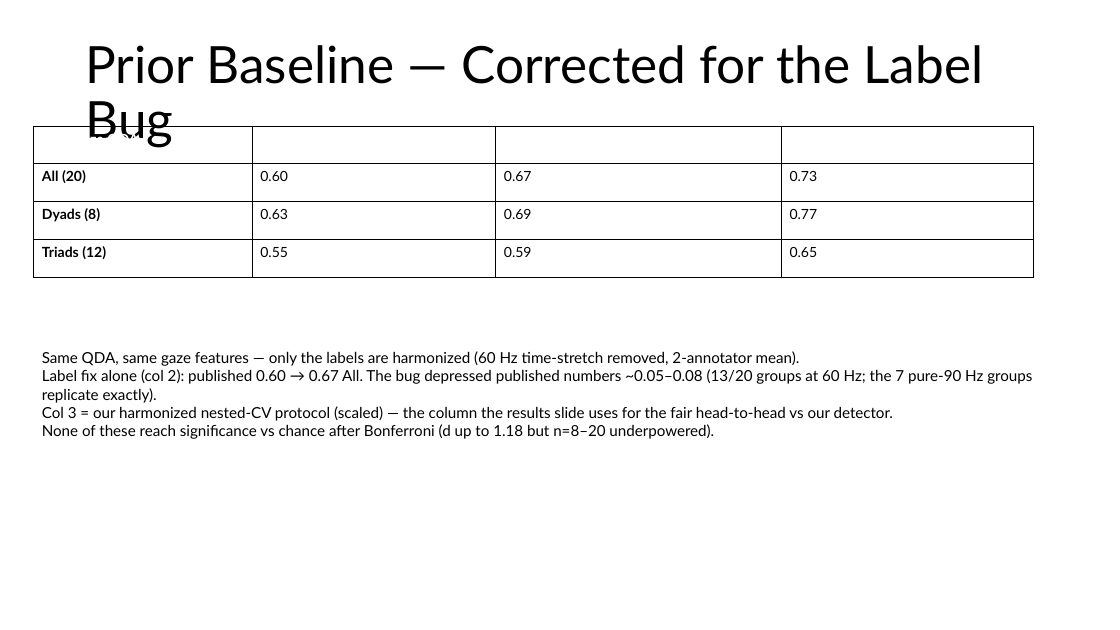
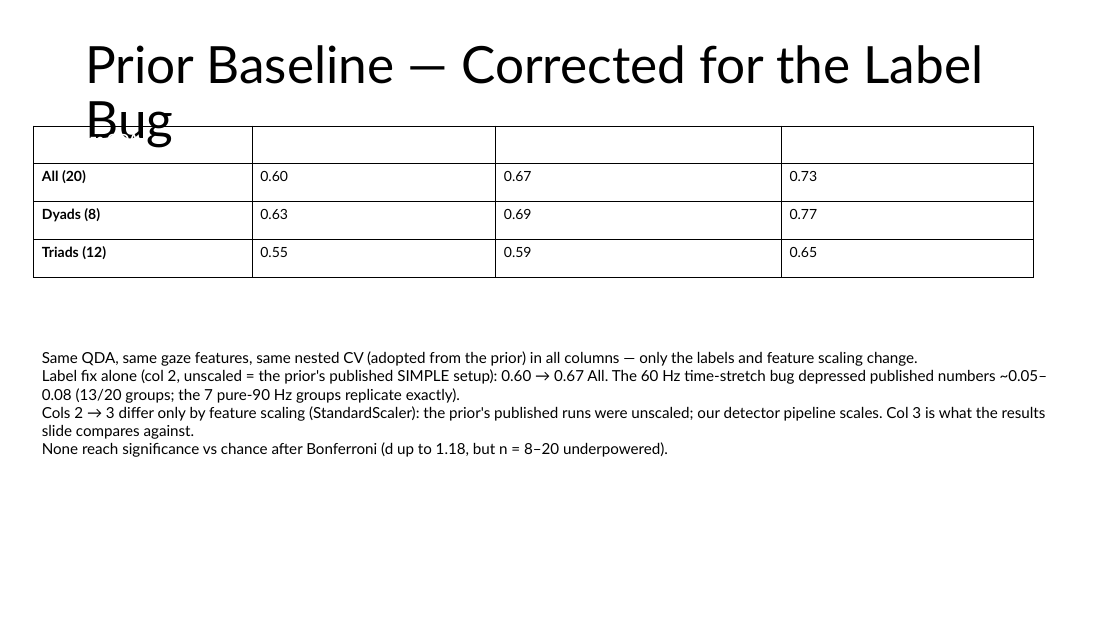
Before and after one commit to carlotes247/vilearn_ml, a slide deck: slide 14 of discover/2026_March_ViLearn_Planning.pptx. Drawn at 1120x630 pixels with LibreOffice and Linux fonts; fonts in the diff are those of the drawing. Boxes give left, top, right and bottom in pixels: in the first picture for what was removed or moved away, otherwise in the second. Text is boxed around its words. In the diff, an @@ line names an element or a change of style, - is before the commit and + after.

```diff
--- a/discover/2026_March_ViLearn_Planning.pptx
+++ b/discover/2026_March_ViLearn_Planning.pptx
@@ table at [34,126,1033,425] @@
-row 1, column 3: Label-fixed (same protocol)
+row 1, column 3: Label-fixed · unscaled (prior setup)
-row 1, column 4: Our nested CV (results)
+row 1, column 4: Label-fixed · scaled (our pipeline)
@@ text at [42,351,1047,457]: text changed @@
-Same QDA, same gaze features — only the labels are harmonized (60 Hz time-stretch removed, 2-annotator mean).
-Label fix alone (col 2): published 0.60 → 0.67 All. The bug depressed published numbers ~0.05–0.08 (13/20 groups at 60 Hz; the 7 pure-90 Hz groups replicate exactly).
-Col 3 = our harmonized nested-CV protocol (scaled) — the column the results slide uses for the fair head-to-head vs our detector.
-None of these reach significance vs chance after Bonferroni (d up to 1.18 but n=8–20 underpowered).
+Same QDA, same gaze features, same nested CV (adopted from the prior) in all columns — only the labels and feature scaling change.
+Label fix alone (col 2, unscaled = the prior's published SIMPLE setup): 0.60 → 0.67 All. The 60 Hz time-stretch bug depressed published numbers ~0.05–0.08 (13/20 groups; the 7 pure-90 Hz groups replicate exactly).
+Cols 2 → 3 differ only by feature scaling (StandardScaler): the prior's published runs were unscaled; our detector pipeline scales. Col 3 is what the results slide compares against.
+None reach significance vs chance after Bonferroni (d up to 1.18, but n = 8–20 underpowered).
```
Also in this commit, not shown: 1 other file.
